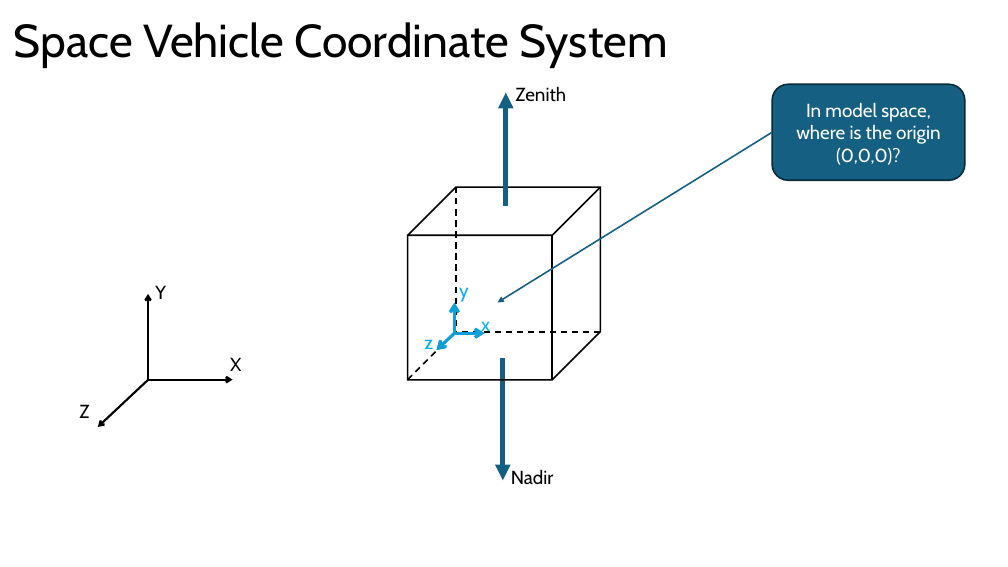
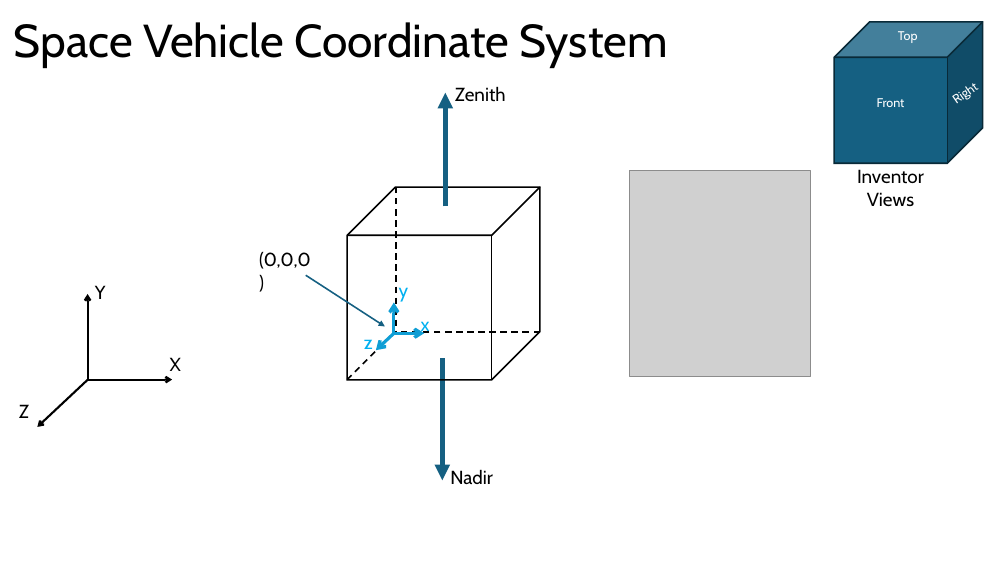
Before and after one commit to AMSAT-NA/fox-plus, a slide deck: slide 1 of mechanical/Fox_Plus_SpaceVehicleCoordinateSystem.pptx. Drawn at 1008x567 pixels with LibreOffice and Linux fonts; fonts in the diff are those of the drawing; grey boxes stand for pictures. Boxes give left, top, right and bottom in pixels: in the first picture for what was removed or moved away, otherwise in the second. Text is boxed around its words. In the diff, an @@ line names an element or a change of style, - is before the commit and + after.

Commit message:
Update to Coordinate System PPT

```diff
--- a/mechanical/Fox_Plus_SpaceVehicleCoordinateSystem.pptx
+++ b/mechanical/Fox_Plus_SpaceVehicleCoordinateSystem.pptx
@@ cube added at (834, 22, 983, 163), fill #156082, outline #092A39 1.5 pt @@
@@ text added at (898, 31, 918, 43), 12 pt, text #FFFFFF @@
+Top
@@ rounded rectangle removed at (772, 84, 965, 180) @@
-In model space, where is the origin (0,0,0)?
@@ text added at (941, 71, 989, 114), 12 pt, text #FFFFFF @@
+Right
@@ text added at (877, 98, 905, 107), 12 pt, text #FFFFFF @@
+Front
@@ arrow removed from (772, 132) to (498, 302) @@
@@ picture added at (630, 170, 811, 377) @@
@@ text added at (857, 169, 924, 206), 18 pt, text #000000 @@
+Inventor
+Views
@@ text added at (259, 251, 311, 269), 18 pt, text #000000 @@
+(0,0,0)
@@ arrow added from (306, 275) to (385, 327), #156082 1.5 pt @@
@@ 8 texts, 8 arrows, 3 lines, 1 cube: place and size @@
-8 texts, 8 arrows, 3 lines, 1 cube at (79, 86, 600, 484)
+8 texts, 8 arrows, 3 lines, 1 cube at (19, 86, 540, 484)
```
Also in this commit, not shown: 1 other file.
